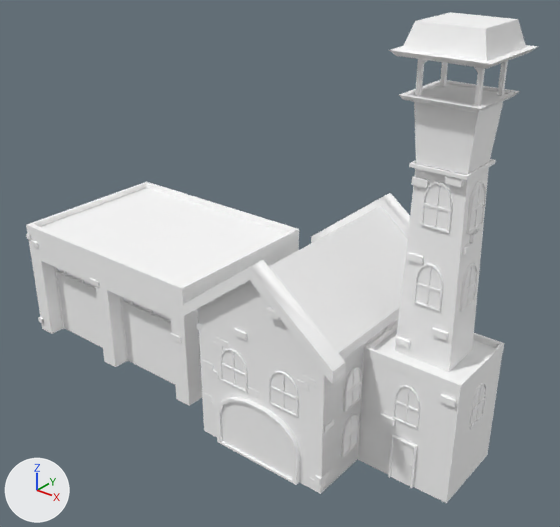
Two versions of the FBX model Assets/Art/Static Meshes/City/Buildings/Unique/SM_FireStation.fbx, one commit apart.
Camera for both pictures: a camera (50 mm lens) standing at (24.4, -27.9, 24.8) and looking at (2.3, -0.2, 7.6). Every picture has the same lights, and +X, +Y and +Z are marked at lower left. The older version comes first. Where no turn or scale is listed for an object, it has been applied to the vertices.

In view in the first picture: 'SM_FireStation'.
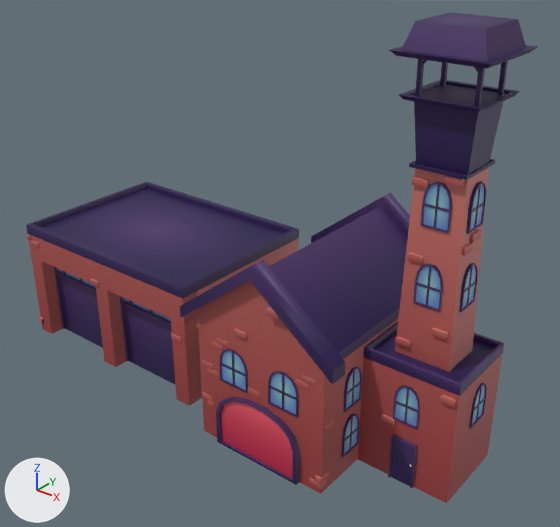
Where the newer file only moved an object's origin or applied its transform, the numbers keep the older frame.

Diff of the bpy script that builds the scene:
```diff
--- a/Assets/Art/Static Meshes/City/Buildings/Unique/SM_FireStation.fbx.py
+++ b/Assets/Art/Static Meshes/City/Buildings/Unique/SM_FireStation.fbx.py
@@ img_t_atlas_buildings_bc_png @@
+img_t_atlas_buildings_bc_png = load_image('T_Atlas_Buildings_BC.png', '../../../../Textures/City/T_Atlas_Buildings_BC.png', 2048, 2048, 'sRGB')
@@ mat_material__36_076 @@
+mat_material__36_076 = principled_material('Material #36.076')
+mat_material__36_076.texture = img_t_atlas_buildings_bc_png
+mat_material__36_076.roughness = 0.553
@@ me_mesh_024 @@
 me_mesh_024.from_pydata(...)  # 2846 vertices, 1727 faces; spans x -13.5..13.7, y -5.9..5.3, z 0.0..20.3
-me_mesh_024.materials.append(mat_material__36_016)  # white #ffffff
+me_mesh_024.materials.append(mat_material__36_076)  # picture img_t_atlas_buildings_bc_png
```

What differs and where, as boxes [x1, y1, x2, y2] in the pictures (560 x 527 px):
'SM_FireStation', recoloured (darker): [26, 12, 537, 503] in both
